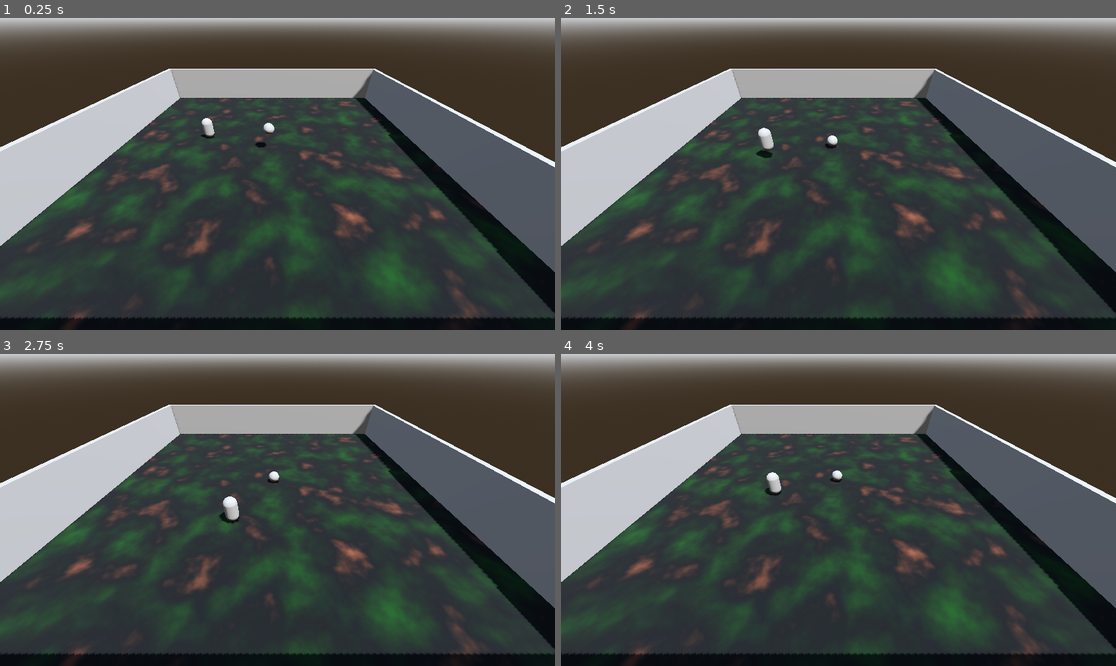
Above: before the commit, frames 1-4 (two rows, left to right).
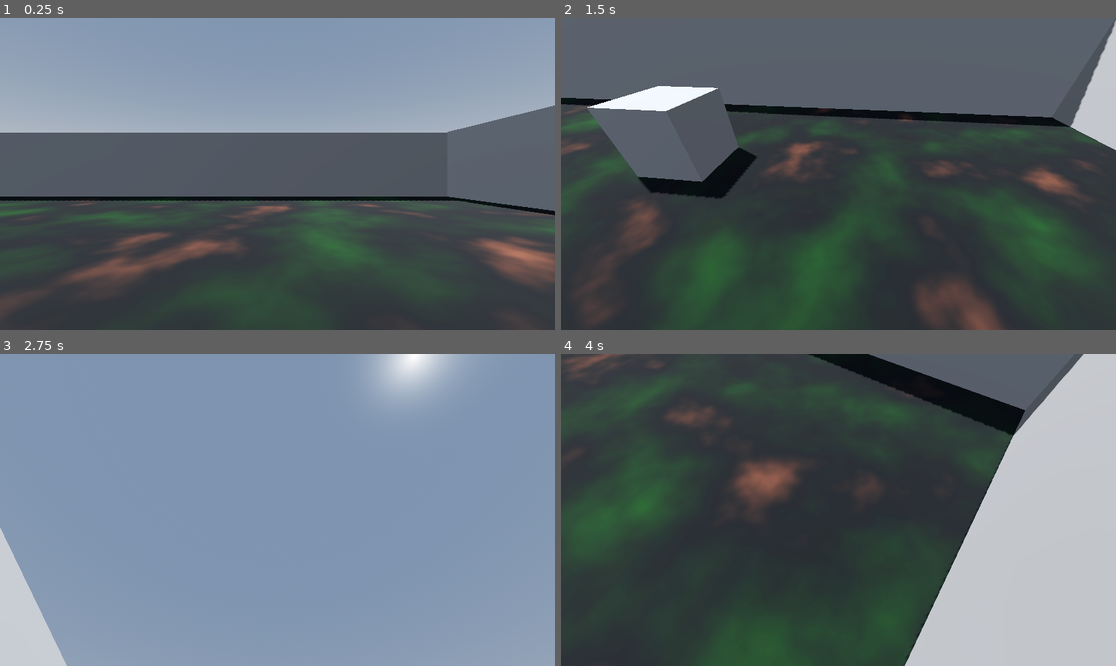
Above: after the commit, the same moments.

Repository: gxstavomiguel/godot-project
Game: Godot game, scene res://node_3d.tscn
The game is run twice, just before and just after one commit, with the same random seed, the same clock (stepped at 60 frames per second) and the same inputs.
Inputs (mouse positions are in pixels of both pictures, inside the frame that each line leads up to):
- Up to frame 1 (0.25 s): no input
- Up to frame 2 (1.5 s): move the mouse to (960, 158) at 0.52 s; hold S (right) 0.53-1.28 s; click (960, 158) at 0.67 s; tap Space (jump) at 0.77 s; move the mouse to (727, 189) at 1.27 s; hold D (down) from 1.28 s (still down); click (727, 189) at 1.42 s
- Up to frame 3 (2.75 s): tap Space (jump) at 1.52 s; move the mouse to (333, 441) at 2.02 s; release D (down) at 2.03 s; hold S (right) from 2.03 s (still down); click (333, 441) at 2.17 s
- Up to frame 4 (4 s): move the mouse to (810, 572) at 2.77 s; release S (right) at 2.78 s; hold W (forward) 2.78-3.53 s; click (810, 572) at 2.92 s; tap Space (jump) at 3.02, 3.77 s; move the mouse to (1005, 556) at 3.52 s; hold A (left) from 3.53 s (still down); click (1005, 556) at 3.67 s

The runs differ from the first frame. In frame 1, 69% of the frame differs, in the area x 0-100%, y 0-100%; in frame 2, 64%; in frame 3, 100%; in frame 4, 61%.

Commit message:
Câmera em primeira pessoa

Diff:
--- a/Player.tscn
+++ b/Player.tscn
@@ -14,3 +14,8 @@
 
 [node name="MeshInstance3D" type="MeshInstance3D" parent="."]
 mesh = SubResource("CapsuleMesh_kne1u")
+
+[node name="Pivot" type="Node3D" parent="."]
+
+[node name="Camera3D" type="Camera3D" parent="Pivot"]
+transform = Transform3D(1, 0, 0, 0, 1, 0, 0, 0, 1, 0, 0.398743, 0)
--- a/node_3d.gd
+++ b/node_3d.gd
@@ -1,19 +1,4 @@
 extends Node3D
-
-@export var variavel : int = 1
-@onready var decimal: float = 0.0
-var boleano: bool = false
-var text : String = 'texto'
-
-var vector2 : Vector2 = Vector2.ZERO
-var vector3: Vector3 = Vector3.ZERO
-var vector4: Vector4 = Vector4.ZERO
-
-var array : Array[String] = ["txt1", "txt2"]
-
-var dicionario : Dictionary = {}
-
-@onready var ball: RigidBody3D = $Ball
 
 func _ready():
 	pass
@@ -21,5 +6,4 @@
 func _process(delta):
 	var direcao = Input.get_vector("ui_left", "ui_right", "ui_up", "ui_down")
 
-	if direcao.length() > 0:
-		ball.apply_impulse(Vector3(direcao.y, 0.0, -direcao.x).normalized() * 0.5)
+pass
--- a/node_3d.tscn
+++ b/node_3d.tscn
@@ -37,12 +37,9 @@
 
 [sub_resource type="BoxMesh" id="BoxMesh_a202f"]
 
-[sub_resource type="PhysicsMaterial" id="PhysicsMaterial_4xowi"]
-bounce = 0.7
+[sub_resource type="BoxMesh" id="BoxMesh_noarx"]
 
-[sub_resource type="SphereMesh" id="SphereMesh_r3fl7"]
-
-[sub_resource type="SphereShape3D" id="SphereShape3D_jka67"]
+[sub_resource type="BoxShape3D" id="BoxShape3D_a0tk4"]
 
 [node name="Main" type="Node3D"]
 script = ExtResource("1_a202f")
@@ -68,20 +65,6 @@
 transform = Transform3D(30, 0, 0, 0, 4, 0, 0, 0, 0.5, 0.0237923, 2.58441, 14.7283)
 mesh = SubResource("BoxMesh_a202f")
 
-[node name="Ball" type="RigidBody3D" parent="."]
-transform = Transform3D(1, 0, 0, 0, 1, 0, 0, 0, 1, 0, 2.83513, 0)
-physics_material_override = SubResource("PhysicsMaterial_4xowi")
-
-[node name="MeshInstance3D" type="MeshInstance3D" parent="Ball"]
-mesh = SubResource("SphereMesh_r3fl7")
-
-[node name="CollisionShape3D" type="CollisionShape3D" parent="Ball"]
-shape = SubResource("SphereShape3D_jka67")
-
-[node name="Camera3D" type="Camera3D" parent="."]
-transform = Transform3D(-4.37114e-08, -0.642788, 0.766044, 0, 0.766044, 0.642788, -1, 2.80971e-08, -3.34849e-08, 15.4958, 10.2131, -0.794138)
-fov = 80.0157
-
 [node name="Wall2" type="MeshInstance3D" parent="."]
 transform = Transform3D(30, 0, 0, 0, 4, 0, 0, 0, 0.5, 0.0206499, 2.55413, -14.7668)
 mesh = SubResource("BoxMesh_a202f")
@@ -95,4 +78,24 @@
 mesh = SubResource("BoxMesh_a202f")
 
 [node name="Player" parent="." instance=ExtResource("2_noarx")]
-transform = Transform3D(-4.37114e-08, 0, -1, 0, 1, 0, 1, 0, -4.37114e-08, -2.15373, 1.77399, 6.3219)
+transform = Transform3D(1, 0, 0, 0, 1, 0, 0, 0, 1, 4.01241, 1.5808, -1.92982)
+
+[node name="Map" type="Node3D" parent="."]
+
+[node name="Box" type="MeshInstance3D" parent="Map"]
+transform = Transform3D(2, 0, 0, 0, 2, 0, 0, 0, 2, 2.42152, 1.59752, 0.383964)
+mesh = SubResource("BoxMesh_noarx")
+
+[node name="StaticBody3D" type="StaticBody3D" parent="Map/Box"]
+
+[node name="CollisionShape3D" type="CollisionShape3D" parent="Map/Box/StaticBody3D"]
+shape = SubResource("BoxShape3D_a0tk4")
+
+[node name="Box2" type="MeshInstance3D" parent="Map"]
+transform = Transform3D(2, 0, 0, 0, 2, 0, 0, 0, 2, 9.01932, 1.61105, 0.235641)
+mesh = SubResource("BoxMesh_noarx")
+
+[node name="StaticBody3D" type="StaticBody3D" parent="Map/Box2"]
+
+[node name="CollisionShape3D" type="CollisionShape3D" parent="Map/Box2/StaticBody3D"]
+shape = SubResource("BoxShape3D_a0tk4")
--- a/player.gd
+++ b/player.gd
@@ -1,9 +1,23 @@
 extends CharacterBody3D
 
-const SPEED = 5.0
-const JUMP_VELOCITY = 4.5
+const SPEED = 8.0
+const JUMP_VELOCITY = 6.5
+const MOUSE_SENSITIVITY = 0.01
 
 var gravity = ProjectSettings.get_setting("physics/3d/default_gravity")
+@onready var pivot = $Pivot
+@onready var camera = $Pivot/Camera3D
+
+func _input(event):
+	if event is InputEventMouseButton:
+		Input.mouse_mode = Input.MOUSE_MODE_CAPTURED
+	elif Input.is_action_pressed("ui_cancel"):
+		Input.mouse_mode = Input.MOUSE_MODE_VISIBLE
+
+	if event is InputEventMouseMotion and Input.mouse_mode == Input.MOUSE_MODE_CAPTURED:
+		pivot.rotate_y(-(event as InputEventMouseMotion).relative.x * MOUSE_SENSITIVITY)
+		camera.rotate_x(-(event as InputEventMouseMotion).relative.y * MOUSE_SENSITIVITY)
+		camera.rotation.x = clamp(camera.rotation.x, deg_to_rad(-80), deg_to_rad(80))
 
 func _physics_process(delta):
 	if not is_on_floor():
@@ -12,8 +26,8 @@
 	if Input.is_action_just_pressed("jump") and is_on_floor():
 		velocity.y = JUMP_VELOCITY
 
-	var input_dir = Input.get_vector("down", "left", "right", "forward")
-	var direction = (transform.basis * Vector3(input_dir.x, 0, input_dir.y)).normalized()
+	var input_dir = Input.get_vector("left", "down", "forward" , "right", )
+	var direction = (pivot.transform.basis * Vector3(input_dir.x, 0, input_dir.y)).normalized()
 	if direction:
 		velocity.x = direction.x * SPEED
 		velocity.z = direction.z * SPEED
Binary file added: Animated Character Base.glb
Not shown, added: Animated Character Base.glb.import
Not shown: 1 places in node_3d.tscn that only renumber resources
